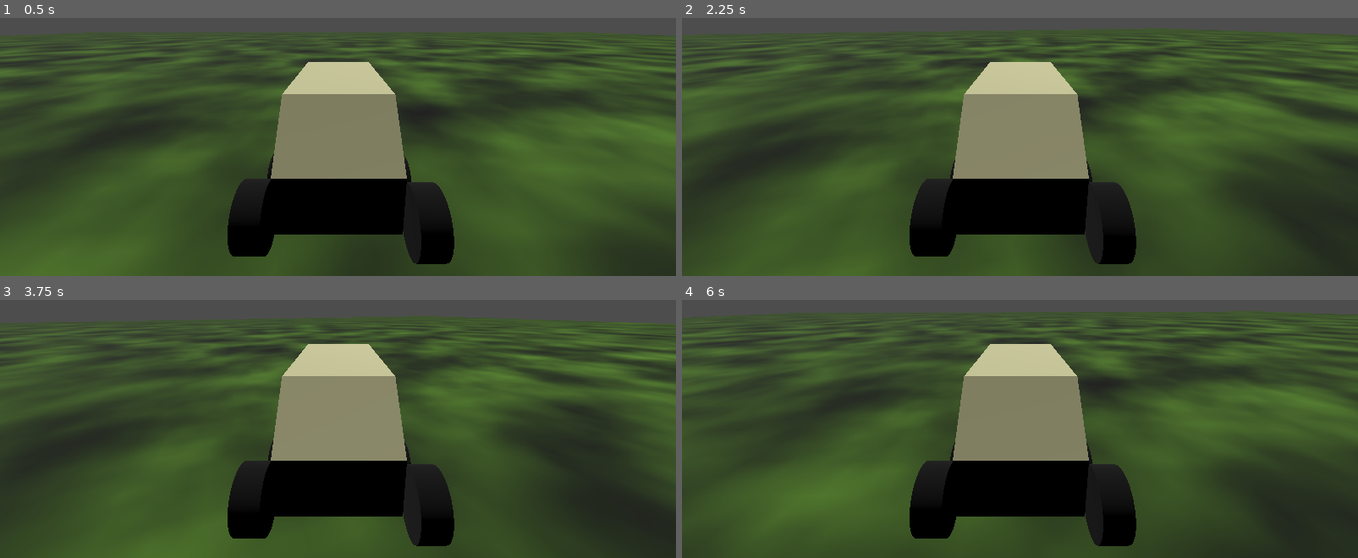
Above: before the commit, frames 1-4 (two rows, left to right).
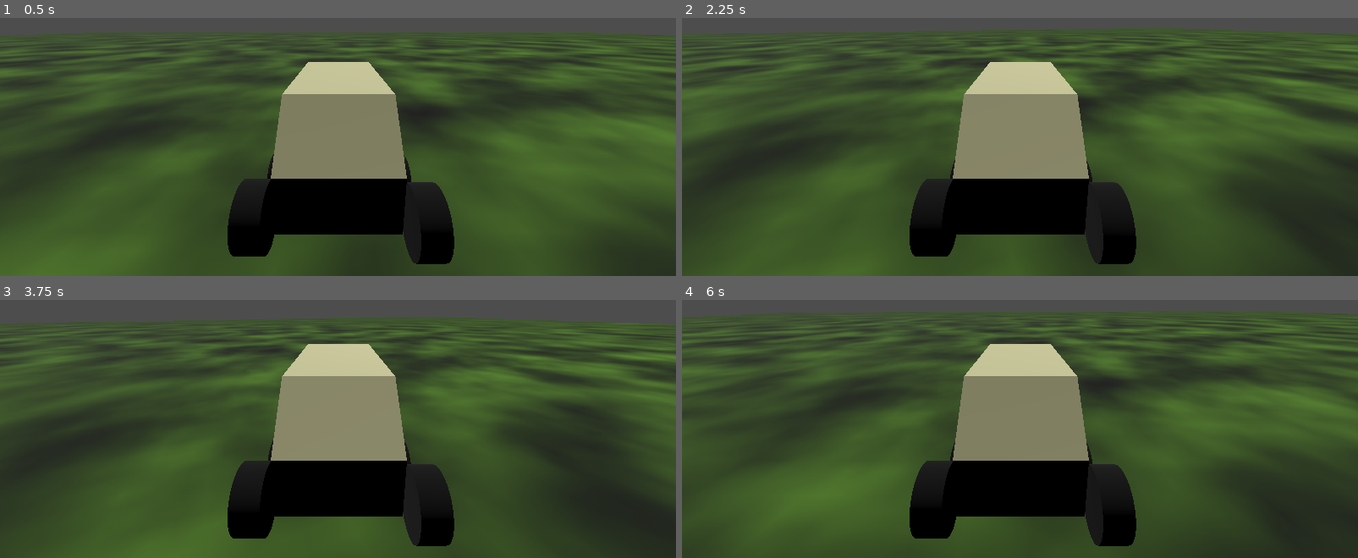
Above: after the commit, the same moments.

Repository: turtle-robot/robot
Game: Godot game, scene res://TheWorld_I_Guess.tscn
The game is run twice, just before and just after one commit, with the same random seed, the same clock (stepped at 60 frames per second) and the same inputs.
Inputs:
- Up to frame 1 (0.5 s): no input
- Up to frame 2 (2.25 s): hold Right (ui_right) 0.53-1.28 s; hold Down (ui_down) 1.28-2.03 s; hold Right (ui_right) from 2.03 s (still down)
- Up to frame 3 (3.75 s): release Right (ui_right) at 2.78 s; hold Up (ui_up) 2.78-3.53 s; hold Left (ui_left) from 3.53 s (still down)
- Up to frame 4 (6 s): release Left (ui_left) at 5.03 s; hold Down (ui_down) 5.03-5.78 s; tap Enter at 5.75 s; hold Right (ui_right) from 5.78 s (still down)

Frame 1 is identical in both runs. In frame 2, 0.2% of the frame differs, in the area x 0-100%, y 3-57%; in frame 3, 0.2%, in the area x 0-100%, y 6-57%; in frame 4, 0.2%.

Commit message:
Rudimentary Multiplayer mechanism
The world scene has been given signals to emit vehicle controls, as well
as the input scanning to emit those signals. The tank has lost it's
input scanning and instead has functions meant to be used with the world
scene's signals.

A multiplayer test scene has been set up -- mp_test.tscn -- to test the
very basics of Godot multiplayer. It syncs a couple of objects, and only
provides a very basic connection UI. But look! It does the thing!

Diff:
--- /dev/null
+++ b/TheWorld_I_Guess.gd
@@ -0,0 +1,27 @@
+extends Node3D
+
+
+# Called when the node enters the scene tree for the first time.
+func _ready():
+	pass # Replace with function body.
+
+
+# Called every frame. 'delta' is the elapsed time since the previous frame.
+func _process(_delta):
+	var drive = Vector2.ZERO
+	if Input.is_action_pressed("ui_up"):
+		drive.x += 10.0
+		drive.y += 10.0
+	if Input.is_action_pressed("ui_down"):
+		drive.x -= 10.0
+		drive.y -= 10.0
+	if Input.is_action_pressed("ui_left"):
+		drive.x -= 100.0
+		drive.y += 100.0
+	if Input.is_action_pressed("ui_right"):
+		drive.x += 100.0
+		drive.y -= 100.0
+	emit_drive.emit(drive)
+
+signal emit_drive(val: Vector2)
+signal emit_gibal(val: Vector2)
--- a/TheWorld_I_Guess.tscn
+++ b/TheWorld_I_Guess.tscn
@@ -1,5 +1,6 @@
-[gd_scene load_steps=5 format=3 uid="uid://b5smk32rvks0v"]
+[gd_scene load_steps=6 format=3 uid="uid://b5smk32rvks0v"]
 
+[ext_resource type="Script" path="res://TheWorld_I_Guess.gd" id="1_08rfn"]
 [ext_resource type="PackedScene" uid="uid://baf15220grttu" path="res://car_parts/tank.tscn" id="1_nbjv6"]
 [ext_resource type="Material" uid="uid://du1earkxy28p3" path="res://Ground.tres" id="3_yvwal"]
 
@@ -9,6 +10,7 @@
 [sub_resource type="WorldBoundaryShape3D" id="WorldBoundaryShape3D_ye1mm"]
 
 [node name="WorldIG" type="Node3D"]
+script = ExtResource("1_08rfn")
 
 [node name="DirectionalLight3D" type="DirectionalLight3D" parent="."]
 transform = Transform3D(0.891379, -0.404815, 0.203884, -3.95564e-18, 0.449818, 0.89312, -0.453259, -0.796108, 0.400958, 0.00449371, -0.0121653, 0.0481868)
@@ -29,3 +31,6 @@
 
 [node name="Camera3D" type="Camera3D" parent="VehicleBody3D"]
 transform = Transform3D(-1, 2.096e-08, -8.4873e-08, -1.6585e-26, 0.970834, 0.239754, 8.74228e-08, 0.239754, -0.970834, 0.0121717, 2.18963, -6.20064)
+
+[connection signal="emit_drive" from="." to="VehicleBody3D" method="set_drive_command"]
+[connection signal="emit_gibal" from="." to="VehicleBody3D" method="set_gimbal_command"]
--- /dev/null
+++ b/ball.tscn
@@ -0,0 +1,36 @@
+[gd_scene load_steps=4 format=3 uid="uid://ljy8fmba8t80"]
+
+[sub_resource type="SphereShape3D" id="SphereShape3D_32yik"]
+
+[sub_resource type="SphereMesh" id="SphereMesh_guuaw"]
+
+[sub_resource type="SceneReplicationConfig" id="SceneReplicationConfig_r3x0d"]
+properties/0/path = NodePath(".:linear_velocity")
+properties/0/spawn = true
+properties/0/sync = true
+properties/0/watch = false
+properties/1/path = NodePath(".:angular_velocity")
+properties/1/spawn = true
+properties/1/sync = true
+properties/1/watch = false
+properties/2/path = NodePath(".:position")
+properties/2/spawn = true
+properties/2/sync = true
+properties/2/watch = false
+properties/3/path = NodePath(".:rotation")
+properties/3/spawn = true
+properties/3/sync = true
+properties/3/watch = false
+
+[node name="Ball" type="RigidBody3D"]
+
+[node name="CollisionShape3D" type="CollisionShape3D" parent="."]
+shape = SubResource("SphereShape3D_32yik")
+metadata/_edit_lock_ = true
+
+[node name="MeshInstance3D" type="MeshInstance3D" parent="."]
+mesh = SubResource("SphereMesh_guuaw")
+metadata/_edit_lock_ = true
+
+[node name="MultiplayerSynchronizer" type="MultiplayerSynchronizer" parent="."]
+replication_config = SubResource("SceneReplicationConfig_r3x0d")
--- a/car_parts/tank.gd
+++ b/car_parts/tank.gd
@@ -1,7 +1,13 @@
 extends VehicleBody3D
 
+# The lists of wheels so they can be iterated during
+# the process loop.
 var wheels_left = []
 var wheels_right = []
+
+# Store the commanded drive as a Vec2
+# (left, right)
+var drive_command = Vector2.ZERO
 
 # Called when the node enters the scene tree for the first time.
 func _ready():
@@ -26,25 +32,13 @@
 	pass
 
 func _physics_process(_delta):
-	var left_throttle = 0.0
-	var right_throttle = 0.0
-	if Input.is_action_pressed("ui_up"):
-		left_throttle += 1
-		right_throttle += 1
-	elif Input.is_action_pressed("ui_down"):
-		left_throttle -= 1
-		right_throttle -= 1
+	for wheel in wheels_left:
+		wheel.set_engine_force(drive_command.x)
+	for wheel in wheels_right:
+		wheel.set_engine_force(drive_command.y)
 
-	if Input.is_action_pressed("ui_right"):
-		left_throttle += 10
-		right_throttle -= 10
+func set_drive_command(val: Vector2):
+	drive_command = val
 
-	if Input.is_action_pressed("ui_left"):
-		left_throttle -= 10
-		right_throttle += 10
-
-	for wheel in wheels_left:
-		wheel.set_engine_force(left_throttle * 10.0)
-
-	for wheel in wheels_right:
-		wheel.set_engine_force(right_throttle * 10.0)
+func set_gimbal_command(val: Vector2):
+	pass
--- a/car_parts/tank.tscn
+++ b/car_parts/tank.tscn
@@ -15,6 +15,16 @@
 left_to_right = 1.11022e-16
 size = Vector3(1, 1, 2)
 
+[sub_resource type="SceneReplicationConfig" id="SceneReplicationConfig_dqgdt"]
+properties/0/path = NodePath(".:position")
+properties/0/spawn = true
+properties/0/sync = true
+properties/0/watch = false
+properties/1/path = NodePath(".:rotation")
+properties/1/spawn = true
+properties/1/sync = true
+properties/1/watch = false
+
 [node name="VehicleBody3D" type="VehicleBody3D"]
 transform = Transform3D(1, 0, 0, 0, 1, 0, 0, 0, 1, 0, 1.29179, 0)
 script = ExtResource("1_i5jhv")
@@ -73,3 +83,6 @@
 
 [node name="Wheel_R5" parent="." instance=ExtResource("3_38dfs")]
 transform = Transform3D(1, 0, 0, 0, -4.37114e-08, -1, 0, 1, -4.37114e-08, -1.2, -0.5, -3.1)
+
+[node name="MultiplayerSynchronizer" type="MultiplayerSynchronizer" parent="."]
+replication_config = SubResource("SceneReplicationConfig_dqgdt")
--- /dev/null
+++ b/mp_test.gd
@@ -0,0 +1,59 @@
+extends Node
+
+const IP_Port = 9000
+
+# Called when the node enters the scene tree for the first time.
+func _ready():
+	get_tree().paused = false
+	multiplayer.server_relay = false
+
+	# autostart server when headless
+	if DisplayServer.get_name() == "headless":
+		print("Headless mode detected, autostarting as server!")
+		_on_host_pressed.call_deferred()
+
+func _process(_delta):
+	var drive = Vector2.ZERO
+	if Input.is_action_pressed("ui_up"):
+		drive.x += 10.0
+		drive.y += 10.0
+	if Input.is_action_pressed("ui_down"):
+		drive.x -= 10.0
+		drive.y -= 10.0
+	if Input.is_action_pressed("ui_left"):
+		drive.x -= 100.0
+		drive.y += 100.0
+	if Input.is_action_pressed("ui_right"):
+		drive.x += 100.0
+		drive.y -= 100.0
+	emit_drive.emit(drive)
+
+signal emit_drive(val: Vector2)
+signal emit_gibal(val: Vector2)
+
+
+func _on_host_pressed():
+	var peer = ENetMultiplayerPeer.new()
+	peer.create_server(IP_Port)
+	if peer.get_connection_status() == MultiplayerPeer.CONNECTION_DISCONNECTED:
+		OS.alert("Failed to start MP Server")
+		return
+	multiplayer.multiplayer_peer = peer
+	start_game()
+
+func _on_connect_pressed():
+	var txt: String = $MPUI/VBoxContainer/HBoxContainer/LineEdit.text
+	if txt == "":
+		OS.alert("Need IP addr")
+		return
+	var peer = ENetMultiplayerPeer.new()
+	peer.create_client(txt, IP_Port)
+	if peer.get_connection_status() == MultiplayerPeer.CONNECTION_DISCONNECTED:
+		OS.alert("Failed to start MP Client")
+		return
+	multiplayer.multiplayer_peer = peer
+	start_game()
+
+func start_game():
+	$MPUI.hide()
+	get_tree().paused = false
--- /dev/null
+++ b/mp_test.tscn
@@ -0,0 +1,83 @@
+[gd_scene load_steps=7 format=3 uid="uid://dv5fp6oyc2pun"]
+
+[ext_resource type="Script" path="res://mp_test.gd" id="1_3jwa8"]
+[ext_resource type="Material" uid="uid://du1earkxy28p3" path="res://Ground.tres" id="2_7euaa"]
+[ext_resource type="PackedScene" uid="uid://ljy8fmba8t80" path="res://ball.tscn" id="3_s884p"]
+[ext_resource type="PackedScene" uid="uid://baf15220grttu" path="res://car_parts/tank.tscn" id="4_fv1x3"]
+
+[sub_resource type="BoxShape3D" id="BoxShape3D_xab1b"]
+size = Vector3(100, 1, 100)
+
+[sub_resource type="BoxMesh" id="BoxMesh_xwlpp"]
+size = Vector3(100, 1, 100)
+
+[node name="MPTest" type="Node"]
+script = ExtResource("1_3jwa8")
+
+[node name="MPUI" type="Control" parent="."]
+layout_mode = 3
+anchors_preset = 15
+anchor_right = 1.0
+anchor_bottom = 1.0
+grow_horizontal = 2
+grow_vertical = 2
+
+[node name="VBoxContainer" type="VBoxContainer" parent="MPUI"]
+layout_mode = 2
+offset_bottom = 40.0
+
+[node name="HBoxContainer" type="HBoxContainer" parent="MPUI/VBoxContainer"]
+layout_mode = 2
+
+[node name="Label" type="Label" parent="MPUI/VBoxContainer/HBoxContainer"]
+layout_mode = 2
+text = "Remote:"
+
+[node name="Button" type="Button" parent="MPUI/VBoxContainer/HBoxContainer"]
+layout_mode = 2
+text = "Host"
+
+[node name="Button2" type="Button" parent="MPUI/VBoxContainer/HBoxContainer"]
+layout_mode = 2
+text = "Connect"
+
+[node name="LineEdit" type="LineEdit" parent="MPUI/VBoxContainer/HBoxContainer"]
+layout_mode = 2
+text = "127.0.0.1"
+expand_to_text_length = true
+
+[node name="Level" type="Node" parent="."]
+
+[node name="World" type="Node3D" parent="Level"]
+
+[node name="Camera3D" type="Camera3D" parent="Level/World"]
+transform = Transform3D(1, 0, 0, 0, 1, 0, 0, 0, 1, 0, 2.15836, 4.05735)
+
+[node name="StaticBody3D" type="StaticBody3D" parent="Level/World"]
+
+[node name="CollisionShape3D" type="CollisionShape3D" parent="Level/World/StaticBody3D"]
+shape = SubResource("BoxShape3D_xab1b")
+
+[node name="MeshInstance3D" type="MeshInstance3D" parent="Level/World/StaticBody3D"]
+material_override = ExtResource("2_7euaa")
+mesh = SubResource("BoxMesh_xwlpp")
+
+[node name="Objects" type="Node3D" parent="Level/World"]
+
+[node name="Ball1" parent="Level/World/Objects" instance=ExtResource("3_s884p")]
+transform = Transform3D(1, 0, 0, 0, 1, 0, 0, 0, 1, -2.40455, 2.49846, -2.25076)
+
+[node name="Ball2" parent="Level/World/Objects" instance=ExtResource("3_s884p")]
+transform = Transform3D(1, 0, 0, 0, 1, 0, 0, 0, 1, 1.23597, 3.44425, -2.40477)
+
+[node name="VehicleBody3D" parent="Level/World/Objects" instance=ExtResource("4_fv1x3")]
+transform = Transform3D(1, 0, 0, 0, 1, 0, 0, 0, 1, 0, 2.04756, -7.87845)
+
+[node name="OmniLight3D" type="OmniLight3D" parent="Level/World"]
+transform = Transform3D(0.3379, 0, 0.941182, 0, 1, 0, -0.941182, 0, 0.3379, 0, 7.06952, -0.880362)
+light_energy = 7.061
+omni_range = 10.177
+
+[connection signal="emit_drive" from="." to="Level/World/Objects/VehicleBody3D" method="set_drive_command"]
+[connection signal="pressed" from="MPUI/VBoxContainer/HBoxContainer/Button" to="." method="_on_host_pressed"]
+[connection signal="pressed" from="MPUI/VBoxContainer/HBoxContainer/Button2" to="." method="_on_connect_pressed"]
Not shown: 2 places in car_parts/tank.tscn that only renumber resources
